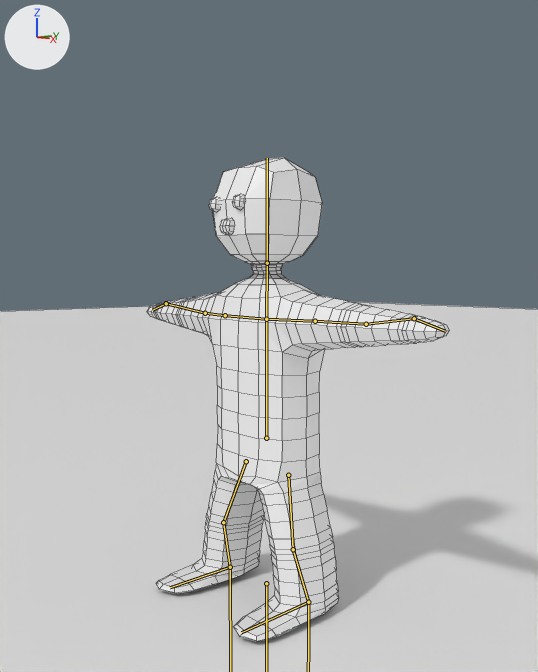
The Blender file introduction/blend/013_011.blend: old version first, new version second.
The view is the same before and after, from a camera (50 mm lens) standing at (9.34, -8.01, 5.39) and looking at (0.06, 0.0, 4.36). Every picture has the same lights, and +X, +Y and +Z are marked at upper left. The bones that bend it are drawn over the model as lines. Mesh edges are drawn as thin lines.

Names of what the first picture shows: 'human', '平面'.
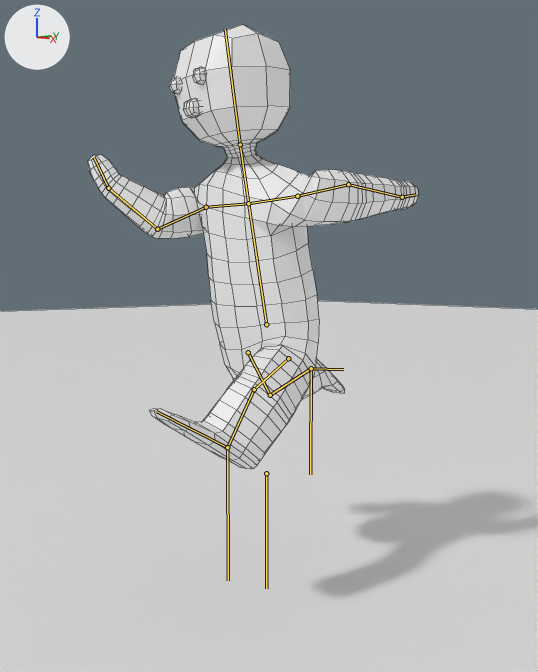
The newer file adds an action. The first version stands in its rest pose; the second is drawn at frame 1 of the action 'Run'.

The edits, one by one:
Bone 'root' (bone_root) moves from (0.0, 0.0, 0.0) to (0.0, -1.91, 0.0).
Bone 'body' (bone_body) turns from (0, 0, 0) to (-14, 1, 4) degrees about its own x, y and z.
Bone 'head' (bone_head) turns from (0, 0, 0) to (7, 0, -6) degrees about its own x, y and z.
Bone 'shoulderL' (bone_shoulderl) turns from (0, 0, 0) to (0, 0, -5) degrees about its own x, y and z.
Bone 'armL1' (bone_arml1) turns from (0, 0, 0) to (99, 27, 111) degrees about its own x, y and z.
Bone 'armL2' (bone_arml2) turns from (0, 0, 0) to (3, -4, 5) degrees about its own x, y and z.
Bone 'handL' (bone_handl) turns from (0, 0, 0) to (-2, -6, 5) degrees about its own x, y and z.
Bone 'shoulderR' (bone_shoulderr) turns from (0, 0, 0) to (0, 0, -3) degrees about its own x, y and z.
Bone 'armR1' (bone_armr1) turns from (0, 0, 0) to (-79, 8, -91) degrees about its own x, y and z.
Bone 'armR2' (bone_armr2) turns from (0, 0, 0) to (-43, 22, -5) degrees about its own x, y and z.
Bone 'handR' (bone_handr) turns from (0, 0, 0) to (-30, 2, 0) degrees about its own x, y and z.
Bone 'LegL3' (bone_legl3) turns from (0, 0, 0) to (9, 13, -8) degrees about its own x, y and z.
Bone 'LegR1' (bone_legr1) moves from (0.0, 0.0, 0.0) to (0.05, -0.02, 0.0).
Bone 'LegR3' (bone_legr3) turns from (0, 0, 0) to (-66, -36, 1) degrees about its own x, y and z.
Bone 'LegL_control' (bone_legl_control) moves from (0.0, 0.0, 0.0) to (-0.2, -0.79, -1.46).
Bone 'LegR_control' (bone_legr_control) moves from (0.0, 0.0, 0.0) to (0.44, -1.61, 1.57).

Location of each change, (x1, y1, x2, y2) in pixels of the pictures (538 x 672 px):
'human', posed (10% wider, 8% shorter)
    before: (147, 158, 449, 642)
    after: (88, 24, 419, 469)
bone 'body', root to tip
    before: (266, 438) to (266, 319)
    after: (266, 324) to (248, 203)
bone 'head', root to tip
    before: (267, 263) to (267, 158)
    after: (240, 144) to (225, 29)
bone 'shoulderL', root to tip
    before: (266, 319) to (315, 321)
    after: (248, 203) to (297, 196)
bone 'armL1', root to tip
    before: (315, 321) to (366, 324)
    after: (297, 196) to (348, 184)
bone 'armL2', root to tip
    before: (366, 324) to (414, 318)
    after: (348, 184) to (402, 197)
bone 'handL', root to tip
    before: (414, 318) to (445, 331)
    after: (402, 197) to (416, 194)
bone 'shoulderR', root to tip
    before: (266, 319) to (225, 315)
    after: (248, 203) to (206, 207)
bone 'armR1', root to tip
    before: (225, 315) to (205, 313)
    after: (206, 207) to (157, 229)
bone 'armR2', root to tip
    before: (205, 313) to (166, 303)
    after: (157, 229) to (108, 188)
bone 'handR', root to tip
    before: (166, 303) to (152, 310)
    after: (108, 188) to (94, 157)
bone 'LegL3', root to tip
    before: (308, 602) to (241, 632)
    after: (227, 447) to (156, 411)
bone 'LegR1', root to tip
    before: (246, 461) to (223, 522)
    after: (248, 352) to (270, 395)
bone 'LegR3', root to tip
    before: (230, 567) to (170, 587)
    after: (311, 368) to (343, 369)
